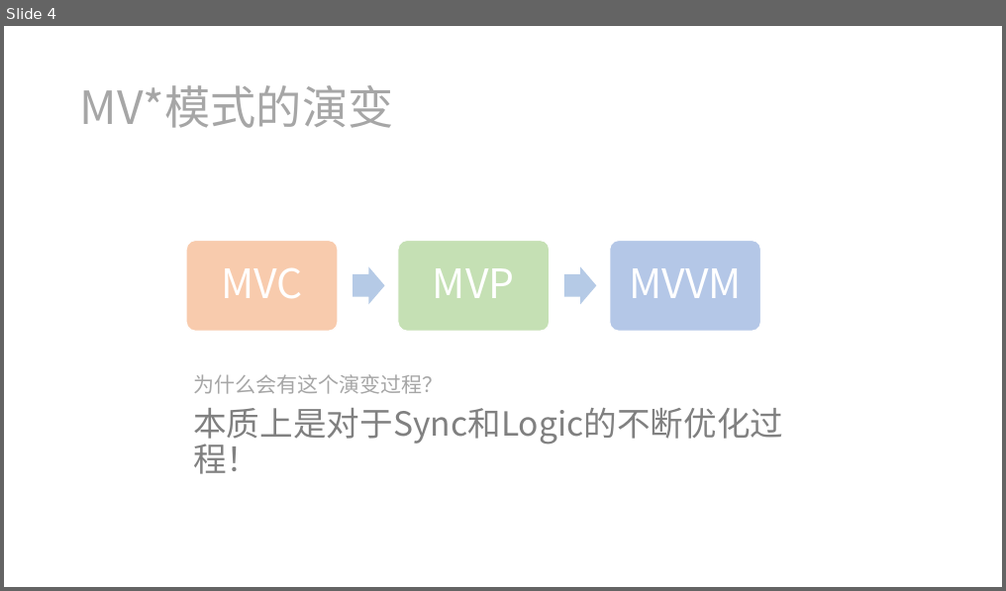
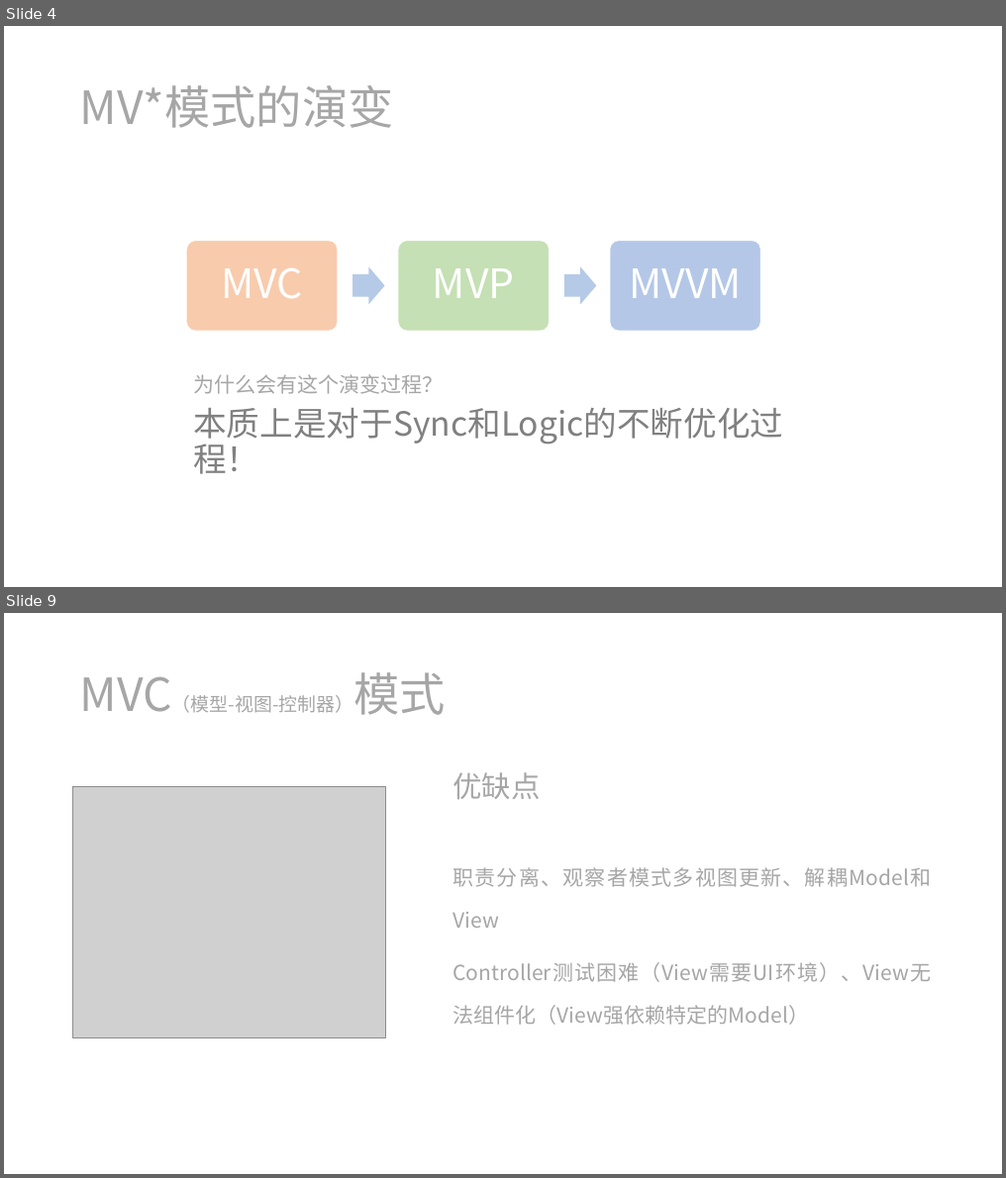
Before and after one commit to ziyi2/mvvm, a slide deck: doc/简易MVVM的实现.pptx. Shown one above the other, each under a label of ours: slide 4 before the commit, slides 4 and 9 after it; the slides between them are not shown. The pictures are 1006x591 and 1006x1178 pixels, drawn with LibreOffice and Linux fonts; fonts in the diff are those of the drawing; grey boxes stand for pictures. Boxes give left, top, right and bottom in pixels: in the first picture for what was removed or moved away, otherwise in the second. Text is boxed around its words. In the diff, an @@ line names an element or a change of style, - is before the commit and + after.

```diff
--- a/doc/简易MVVM的实现.pptx
+++ b/doc/简易MVVM的实现.pptx
@@ slide 9 added at (4,613,1002,1174), background #FFFFFF @@
@@ title added at (80,672,445,715), 18 pt, text #A6A6A6 @@
+MVC（模型-视图-控制器）模式
@@ picture added at (73,786,386,1039) @@
@@ text added at (453,772,932,1025), 20 pt, text #A6A6A6 @@
+优缺点
+职责分离、观察者模式多视图更新、解耦Model和View
+Controller测试困难（View需要UI环境）、View无法组件化（View强依赖特定的Model）
```
Also in this commit, not shown: 2 slides changed, 5 other slides added.
